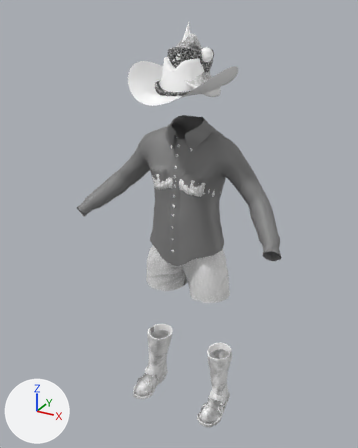
What one commit did to the glTF model public/riders/extras_m.glb.
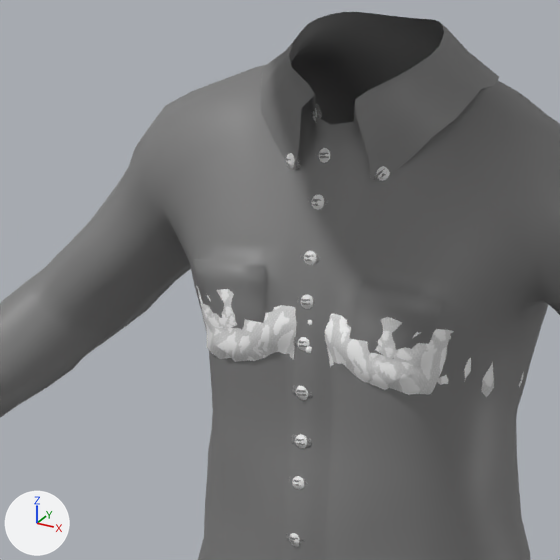
There are two pictures of each version: one whole from a 50 mm lens placed at (1.023, -1.976, 1.974), pointed at (-0.033, -0.056, 1.014), one close up on the part from 31% to 64% of the width and 25% to 52% of the height. The axes (+X, +Y, +Z) are drawn at lower left. The lights are the same throughout. The older version's two pictures come first.

Names of what the first close-up shows: 'top_bikini', 'top_western'.
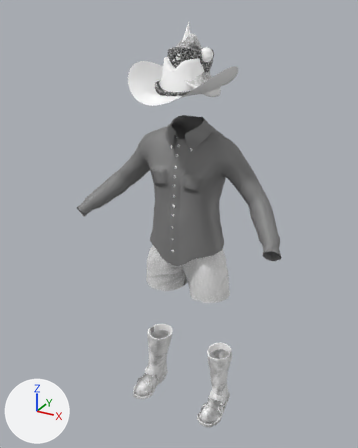
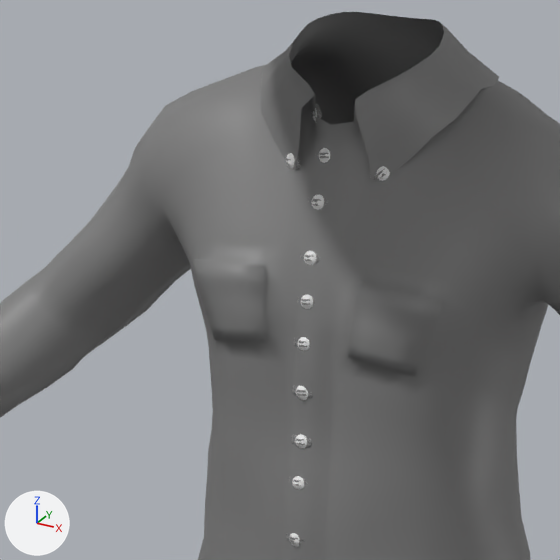
Pixel boxes [x1, y1, x2, y2] of what changed, in the close-ups (560 x 560 px):
'top_bikini', deleted
    before: [196, 286, 524, 397]

What changed in the scene script:
```text
Remove ob_top_bikini:
    ob_top_bikini = bpy.data.objects.new('top_bikini', me_top_bikini)
    ob_top_bikini.location = (0.0, 0.0, 0.0)
```
